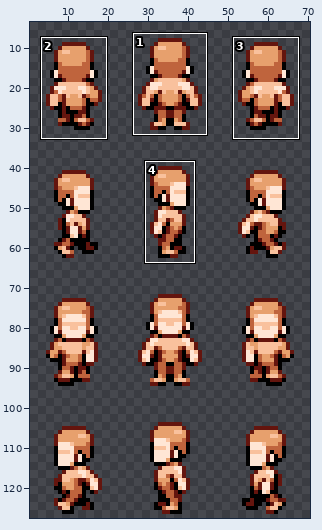
Sprite sheet, stored at spriteData/10/adult/11.gif. Above, an overview of the earlier version with the close-up marked.
Close-up. As it was:
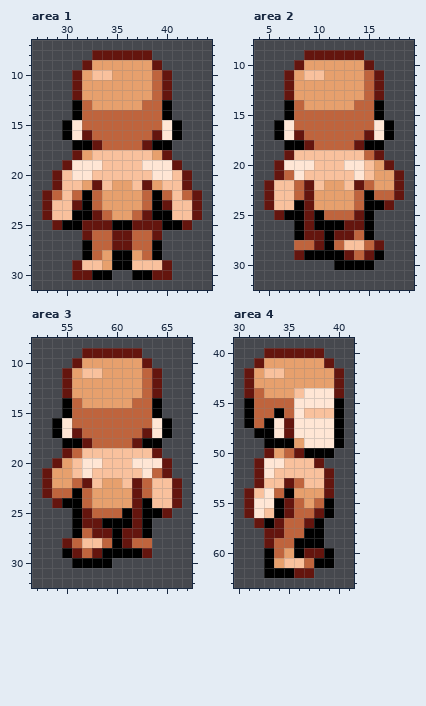
The file is 72x128 pixels. Colours within 5 levels of each other are drawn and written as one. Shown: area 1: x 27..44, y 7..31; area 2: x 4..19, y 8..32; area 3: x 52..67, y 8..32; area 4: x 30..41, y 39..63. The wide view leaves out empty margins. The commit also changed other parts of the picture, which this record leaves out.
Now the later version:
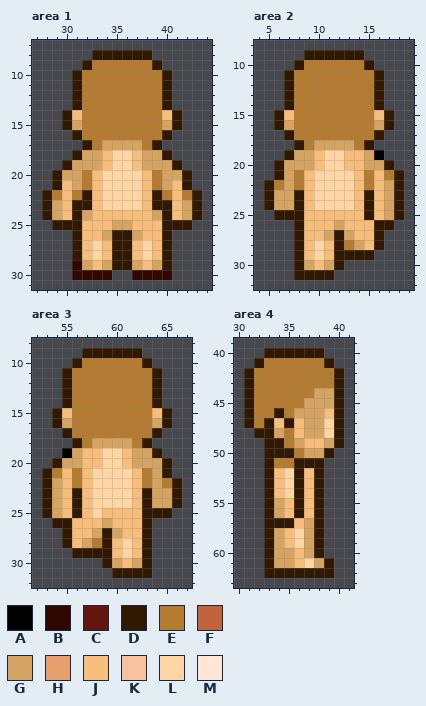
Palette (. is transparent): A #000000  B #310800  C #64150e  D #311800  E #b47b31  F #bf643d  G #d5a462  H #e7a06d  J #f6bd7b  K #f9c19d  L #ffd5a4  M #ffe6d5
Change:
--- area 1
@@ x 27..44 @@
  7 ..................
- 8 ......CCCCCC......
- 9 .....CHHHHHHC.....
-10 ....CHKKHHHHFC....
-11 ....CHHHHHHHFC....
-12 ....CHHHHHHHFC....
-13 ....AFHHHHHFFA....
-14 ....AFFFFFFFFA....
-15 ...AMFFFFFFFFMA...
-16 ...AMCFFFFFFCMA...
-17 ....AACFFFFCAA....
-18 ....CHKKKKKKHC....
-19 ...CMMMKKKKMMMC...
-20 ..CKMMKKKKKKMMKC..
-21 ..CKKHCKHHKCHKKC..
-22 .CFKFAFHHHHFAFKFC.
-23 .CKKCAFHHHHFACKKC.
-24 .CKKAACFHHFCAAKKC.
-25 ..CAACCCAACCCAAC..
-26 .....CFFCCFFC.....
-27 .....AFFCCFFA.....
-28 .....AFHAAHFA.....
-29 ....CKKHAAKKKC....
-30 ....CCAA..AACC....
+ 8 ......DDDDDD......
+ 9 .....DEEEEEED.....
+10 ....DEEEEEEEED....
+11 ....DEEEEEEEED....
+12 ....DEEEEEEEED....
+13 ....DEEEEEEEED....
+14 ...DJEEEEEEEEJD...
+15 ...DGEEEEEEEEGD...
+16 ....DEEEEEEEED....
+17 .....DEGGGGED.....
+18 ....DGGJLLJGGD....
+19 ...DGGGJLLJGGGD...
+20 ..DGGEJLLLLJEGGD..
+21 ..DJGEJLLLLJEGJD..
+22 .DEJEDJLLLLJDEJED.
+23 .DGJDDJLLLLJDDJGD.
+24 .DGJDGJJJJJJGDJGD.
+25 ..DDDJJJGGJJJDDD..
+26 ....DJJGDDGJJD....
+27 ....DJLJDDJLJD....
+28 ....DJLJDDJLJD....
+29 ....BGJGDDGJGD....
+30 ....BBBB..BBBB....
 31 ..................
--- area 2
@@ x 4..19 @@
  8 ................
- 9 .....CCCCCC.....
-10 ....CHHHHHHC....
-11 ...CHKKHHHHFC...
-12 ...CHHHHHHHFC...
-13 ...CHHHHHHHFC...
-14 ...AFHHHHHFFA...
-15 ...AFFFFFFFFA...
-16 ..AMFFFFFFFFMA..
-17 ..AMCFFFFFFCMA..
-18 ...AACFFFFCAA...
-19 ...CKKKKKKKFC...
-20 ..CMMMKKKMMKHC..
-21 ..CFMKKKKKMKHHC.
-22 .CKKFCKHHKCFHHC.
-23 .CKKFCHHHHFAFFC.
-24 .CKKACHHHHFAAC..
-25 ..CAACAFFFCA....
-26 ....ACAAACCA....
-27 ....ACCACCFA....
-28 ....FFCAFKKFC...
-29 ....CAAAACFCA...
-30 ........AAAA....
-31 ................
+ 9 .....DDDDDD.....
+10 ....DEEEEEED....
+11 ...DEEEEEEEED...
+12 ...DEEEEEEEED...
+13 ...DEEEEEEEED...
+14 ...DEEEEEEEED...
+15 ..DJEEEEEEEEJD..
+16 ..DGEEEEEEEEGD..
+17 ...DEEEEEEEED...
+18 ....DEGGGGED....
+19 ...DGGJLLJJGA...
+20 ..DGGGJLLJJGGD..
+21 ..DGEJLLLLJEJED.
+22 .DEGEJLLLLJEJGD.
+23 .DGGDJLLLLJDJGD.
+24 .DGGDJLLLLJDJGD.
+25 ..DDDJJJJJJDJGD.
+26 ....DJJJGJJJDD..
+27 ....DJJGDGJJD...
+28 ....DJLJDEGJD...
+29 ....DJLJDDDD....
+30 ....DGJGD.......
+31 ....DDDD........
 32 ................
--- area 3
@@ x 52..67 @@
  8 ................
- 9 .....CCCCCC.....
-10 ....CHHHHHHC....
-11 ...CHKKHHHHFC...
-12 ...CHHHHHHHFC...
-13 ...CHHHHHHHFC...
-14 ...AFHHHHHFFA...
-15 ...AFFFFFFFFA...
-16 ..AMFFFFFFFFMA..
-17 ..AMCFFFFFFCMA..
-18 ...AACFFFFCAA...
-19 ...CFKKKKKKKC...
-20 ..CHKMMKKKMMMC..
-21 .CHHKMKKKKKMFC..
-22 .CHHFCKHHKCFKKC.
-23 .CFFAFHHHHCFKKC.
-24 ..CAAFHHHHCAKKC.
-25 ....ACFFFACAAC..
-26 ....ACCAAACA....
-27 ....AFCCACCA....
-28 ...CFKKFACFF....
-29 ...ACFCAAAAC....
-30 ....AAAA........
-31 ................
+ 9 .....DDDDDD.....
+10 ....DEEEEEED....
+11 ...DEEEEEEEED...
+12 ...DEEEEEEEED...
+13 ...DEEEEEEEED...
+14 ...DEEEEEEEED...
+15 ..DJEEEEEEEEJD..
+16 ..DGEEEEEEEEGD..
+17 ...DEEEEEEEED...
+18 ....DEGGGGED....
+19 ...AGJJLLJGGD...
+20 ..DGGJJLLJGGGD..
+21 .DEJEJLLLLJEGD..
+22 .DGJEJLLLLJEGED.
+23 .DGJDJLLLLJDGGD.
+24 .DGJDJLLLLJDGGD.
+25 .DGJDJLJJJJDDD..
+26 ..DDJJJGJJJD....
+27 ...DJJGDGJJD....
+28 ...DJGEDJLJD....
+29 ....DDDDJLJD....
+30 .......DGJGD....
+31 ........DDDD....
 32 ................
--- area 4
@@ x 30..41 @@
 39 ............
-40 ...CCCCCC...
-41 ..CHHHHHHC..
-42 .CHKKHHHHHC.
-43 .CHHHHHHHHC.
-44 .CFHHHKMMMC.
-45 .AFFFFMMMMA.
-46 .AFFAFMKKKA.
-47 .AFAMCMMMMA.
-48 ..AAMCMMMMA.
-49 ...AAAHMMMA.
-50 ...CHFCAAA..
-51 ..CMMKKKC...
-52 ..CMKKKKKC..
-53 ..CKKCFKKC..
-54 .CKMFAHHHC..
-55 .CMMACFHFA..
-56 .CMKACFFCA..
-57 ..CACFFCA...
-58 ...CCFFAA...
-59 ...CFFAAA...
-60 ...AFHACCA..
-61 ...AHKKFAA..
-62 ...AAACC....
+40 ...DDDDDD...
+41 ..DEEEEEED..
+42 .DEEEEEEEED.
+43 .DEEEEEEEED.
+44 .DEEEEEEGGD.
+45 .DEEEEEGGGD.
+46 .DEEDEGGGJD.
+47 .DEDJDJGGLD.
+48 ..DDGEJGGLD.
+49 ...DDEGJJGD.
+50 ...DDDEGGD..
+51 ...DEEDDD...
+52 ...DJLDJD...
+53 ...DJLDJD...
+54 ...DJLDJD...
+55 ...DGJDJD...
+56 ...DGJDJD...
+57 ...DDDJGD...
+58 ...DGJLGD...
+59 ...DGJLGD...
+60 ...DGGJGD...
+61 ...DGGJLGD..
+62 ...DDDDDDD..
 63 ............
